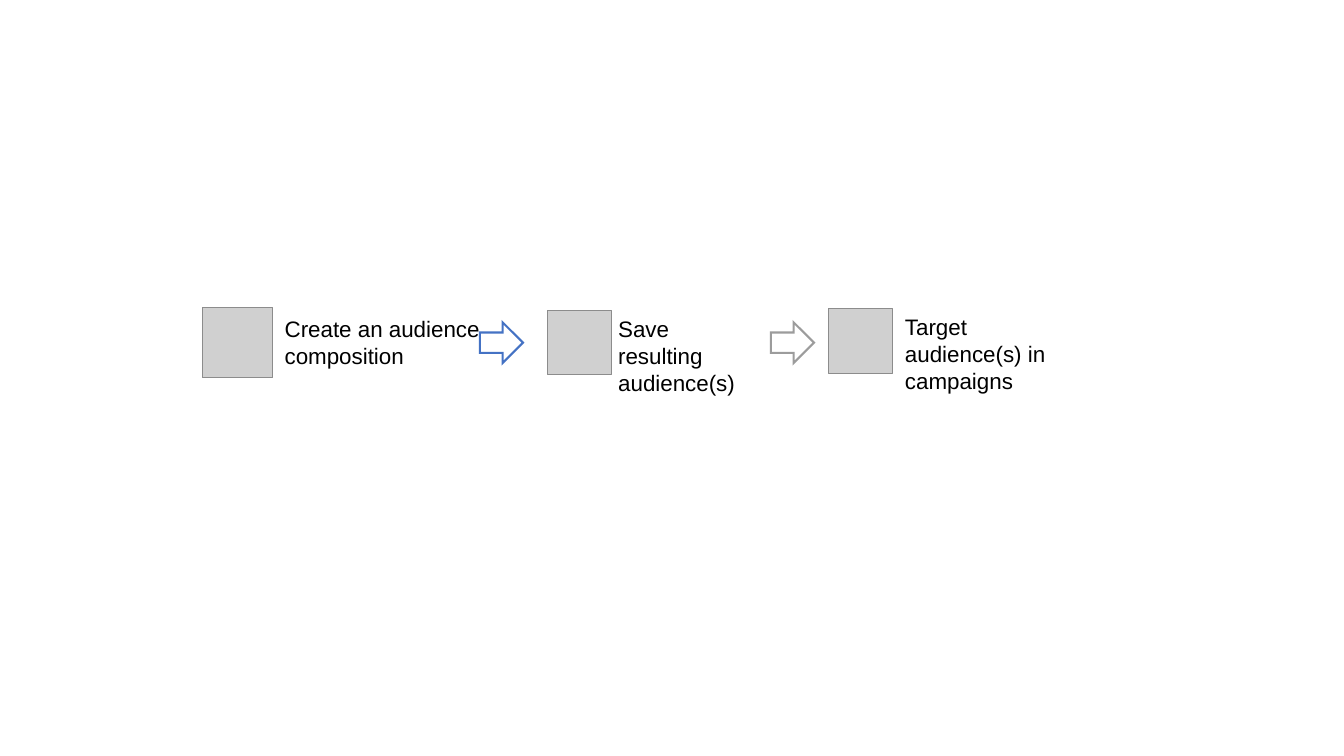
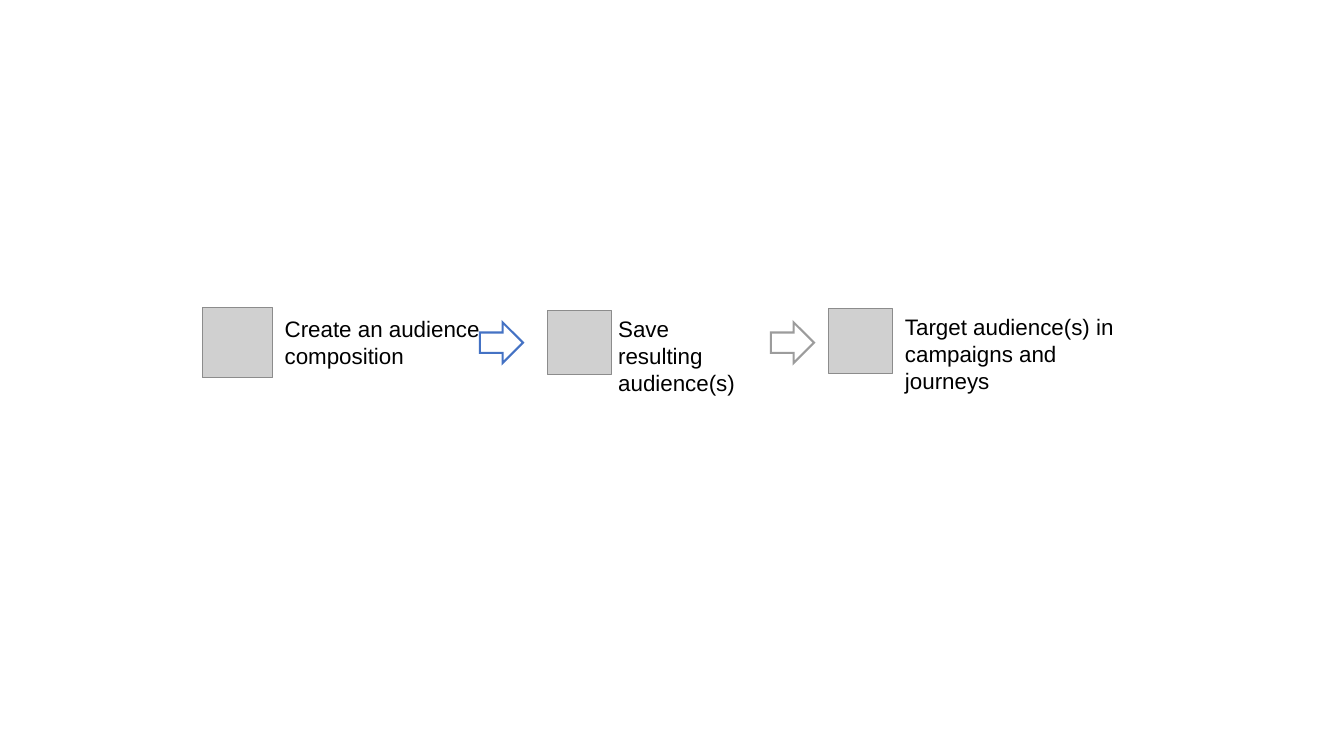
Before and after one commit to AdobeDocs/journey-optimizer.zh-Hant, a slide deck: slide 1 of help/using/audience/assets/audiences-process.pptx. Drawn at 1344x756 pixels with LibreOffice and Linux fonts; fonts in the diff are those of the drawing; grey boxes stand for pictures. Boxes give left, top, right and bottom in pixels: in the first picture for what was removed or moved away, otherwise in the second. Text is boxed around its words. In the diff, an @@ line names an element or a change of style, - is before the commit and + after.

```diff
--- a/help/using/audience/assets/audiences-process.pptx
+++ b/help/using/audience/assets/audiences-process.pptx
@@ text at (905, 318, 1113, 394): text changed @@
-Target audience(s) in campaigns
+Target audience(s) in campaigns and journeys
```
Also in this commit, not shown: 55 other files.
